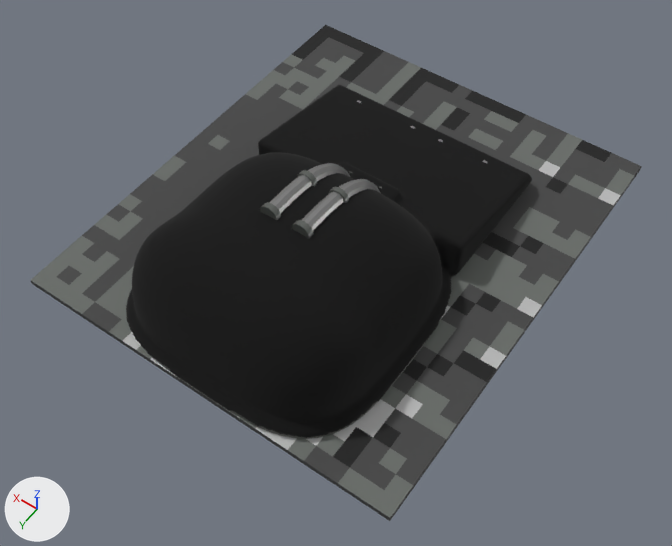
Two versions of the glTF model public/models/enemies/newshs-11.glb, one commit apart.
Camera for both pictures: a camera (50 mm lens) standing at (-1.69, 2.49, 3.46) and looking at (-0.13, 0.31, 0.04). Lighting does not change. The marker at lower left points along +X, +Y and +Z. The older version comes first.

The first picture shows 'newshs-11', 'newshs-11_floor', 'newshs-11_outline'.
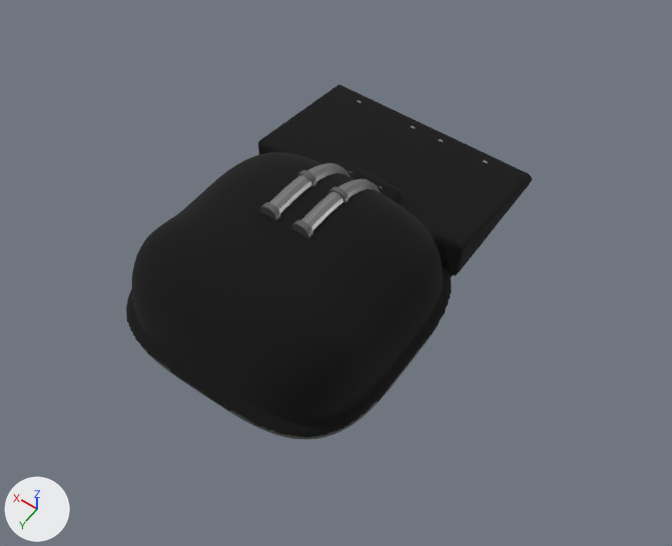
Patch to the scene script:
```diff
--- a/public/models/enemies/newshs-11.glb.py
+++ b/public/models/enemies/newshs-11.glb.py
@@ ob_newshs_11_floor @@
-ob_newshs_11_floor = bpy.data.objects.new('newshs-11_floor', me_newshs_11_floor)
-ob_newshs_11_floor.location = (0.0, 0.0, 0.0)
```

Location of each change, (x1, y1, x2, y2) in pixels of the pictures (672 x 546 px):
'newshs-11_floor', deleted: before (31, 25, 642, 521)
    faces in mat_pal_5_newshs_11_stone4 (dark grey #454545): (31, 37, 642, 521)
    faces in mat_pal_8_newshs_11_stone7 (dark grey #696d69): (31, 54, 634, 518)
    faces in mat_pal_2_newshs_11_stone1 (black #181818): (292, 25, 611, 468)
    faces in mat_pal_12_newshs_11_stone10 (grey #bababa): (123, 161, 621, 450)
